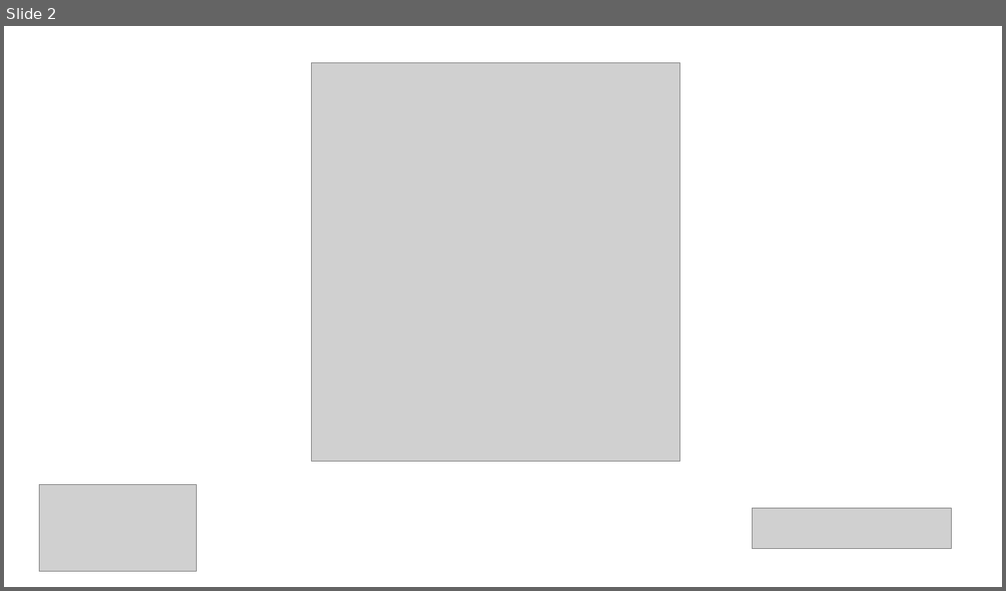
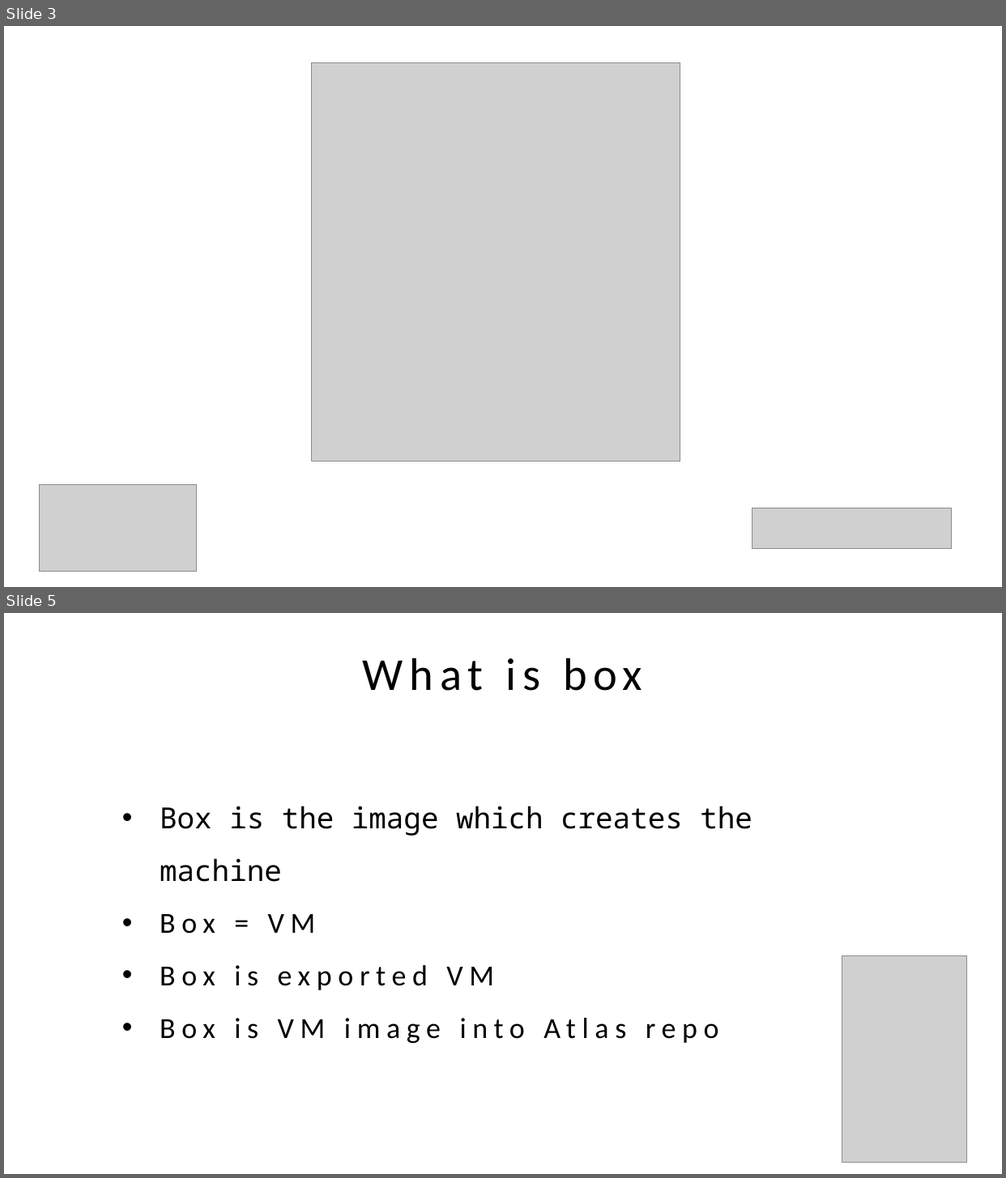
Before and after one commit to agavazov/vagrant-presentation, a slide deck: vagrant.pptx. Shown one above the other, each under a label of ours: slide 2 before the commit, slides 3 and 5 after it; the slides between them are not shown. The pictures are 1006x591 and 1006x1178 pixels, drawn with LibreOffice and Linux fonts; fonts in the diff are those of the drawing; grey boxes stand for pictures; background and template pictures are left out. Boxes give left, top, right and bottom in pixels: in the first picture for what was removed or moved away, otherwise in the second. Text is boxed around its words. In the diff, an @@ line names an element or a change of style, - is before the commit and + after.

```diff
--- a/vagrant.pptx
+++ b/vagrant.pptx
@@ slide 5 added at bbox=[4, 613, 1002, 1174], background #FFFFFF @@
@@ text added at bbox=[363, 658, 642, 691], 44 pt, text #000000 @@
+What is box
@@ text added at bbox=[160, 806, 752, 1043], 28 pt, text #000000 @@
+• Box is the image which creates the machine
+• Box = VM
+• Box is exported VM
+• Box is VM image into Atlas repo
@@ picture added at bbox=[842, 956, 967, 1163] @@
@@ what was slide 2 is now slide 3 @@
```
Also in this commit, not shown: 11 slides changed, 10 other slides added, 6 slides removed, 21 other files.
